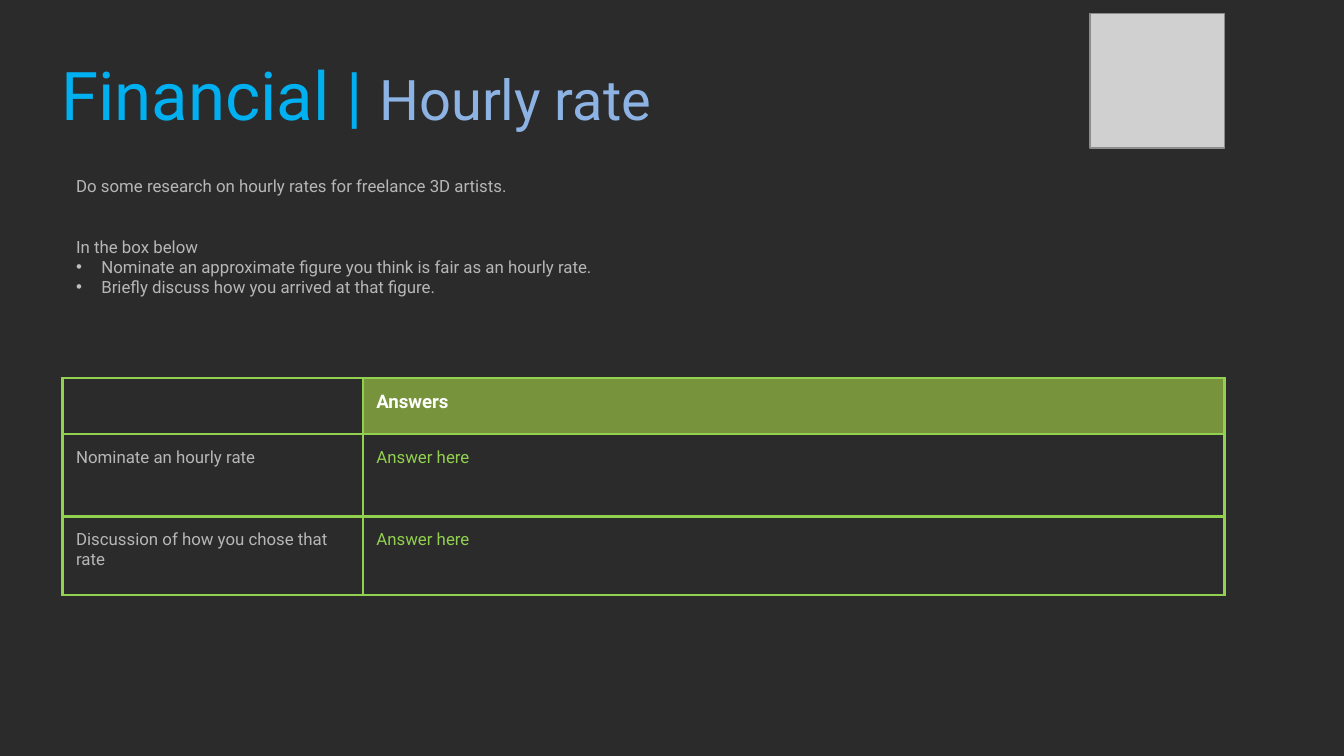
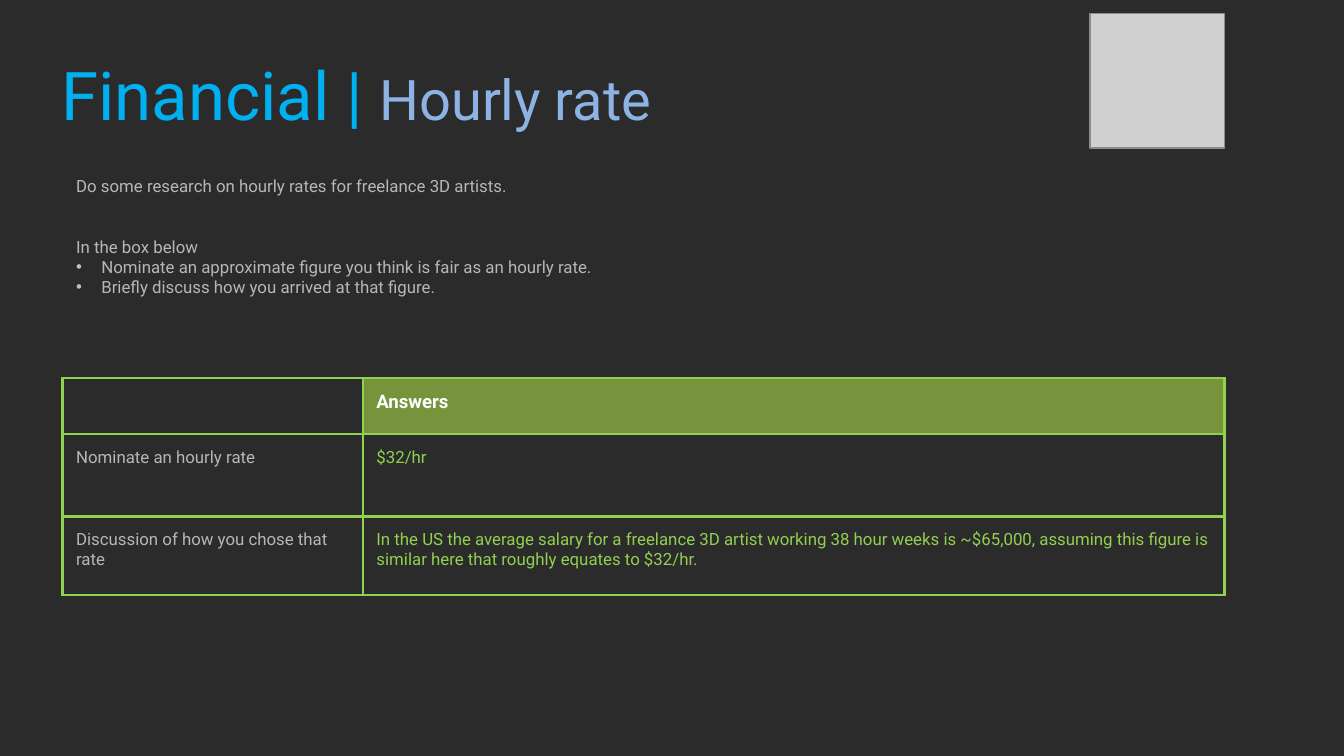
Before and after one commit to Dinoboy173/ProfStud, a slide deck: slide 30 of Class1/NOT DONE 2021_Professional_Studies_1_YourName.pptx. Drawn at 1344x756 pixels with LibreOffice and Linux fonts; fonts in the diff are those of the drawing; grey boxes stand for pictures; background and template pictures are left out; a plain dark background stands for a picture behind light text. Boxes give left, top, right and bottom in pixels: in the first picture for what was removed or moved away, otherwise in the second. Text is boxed around its words. In the diff, an @@ line names an element or a change of style, - is before the commit and + after.

```diff
--- a/Class1/NOT DONE 2021_Professional_Studies_1_YourName.pptx
+++ b/Class1/NOT DONE 2021_Professional_Studies_1_YourName.pptx
@@ table at [63, 378, 1224, 597] @@
-row 2, column 2: Answer here
+row 2, column 2: $32/hr
-row 3, column 2: Answer here
+row 3, column 2: In the US the average salary for a freelance 3D artist working 38 hour weeks is ~$65,000, assuming this figure is similar here that roughly equates to $32/hr.
```
Also in this commit, not shown: 6 other slides changed.
